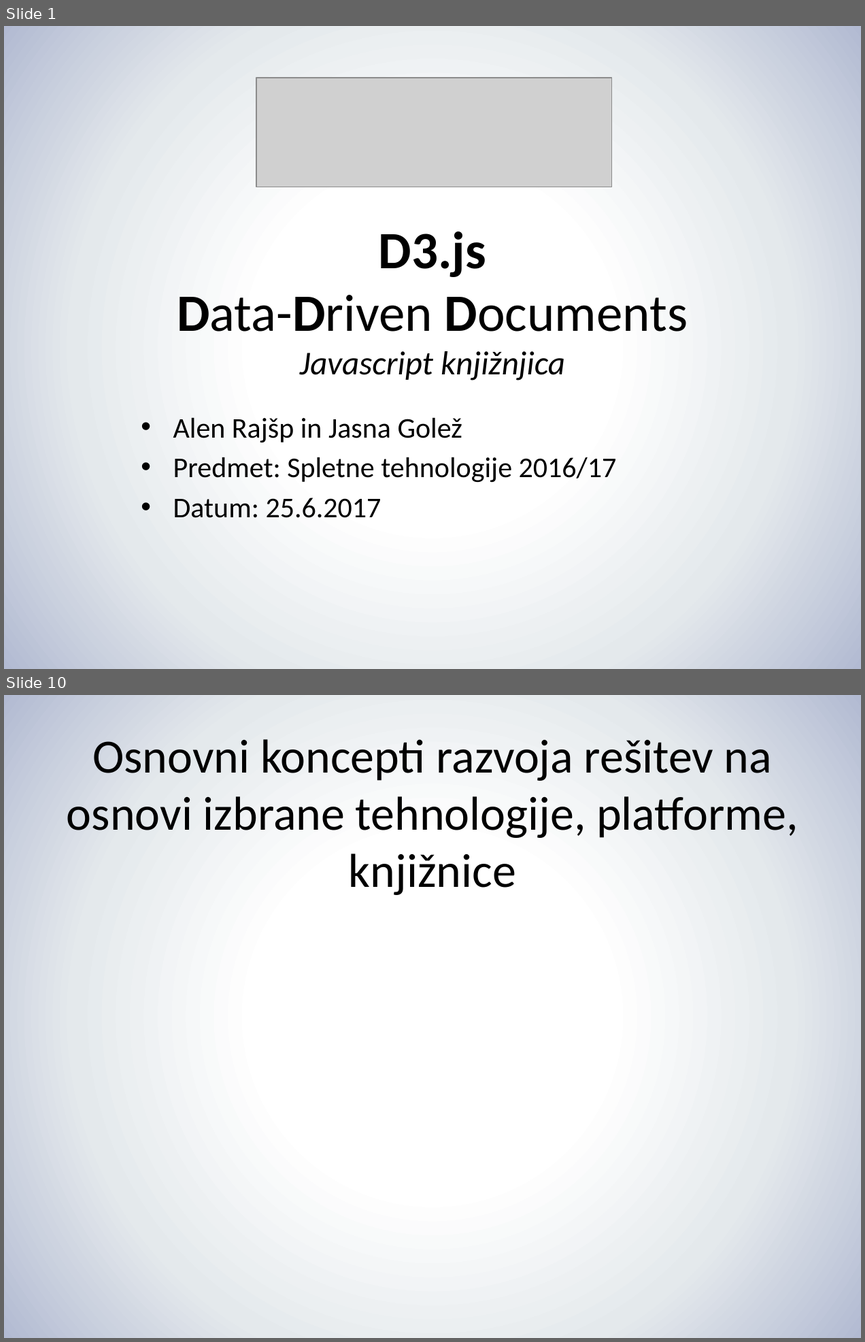
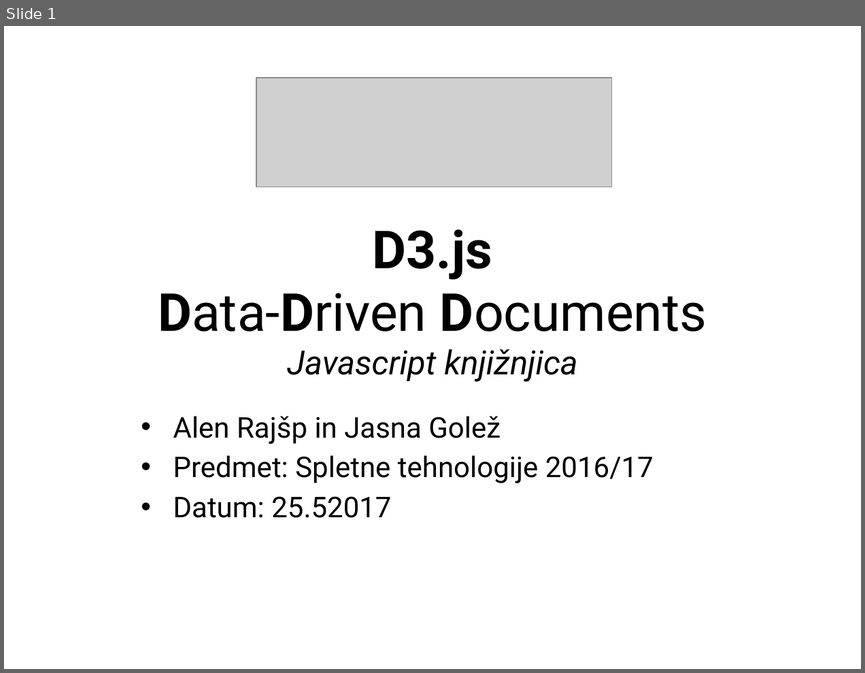
Before and after one commit to jasna19/GremoVun, a slide deck: D3/D3 Presentation/D3_Rajšp_Golež.pptx. Shown one above the other, each under a label of ours: slides 1 and 10 before the commit, slide 1 after it; the slides between them are not shown. The pictures are 865x1342 and 865x673 pixels, drawn with LibreOffice and Linux fonts; fonts in the diff are those of the drawing; grey boxes stand for pictures. Boxes give left, top, right and bottom in pixels: in the first picture for what was removed or moved away, otherwise in the second. Text is boxed around its words. In the diff, an @@ line names an element or a change of style, - is before the commit and + after.

```diff
--- a/D3/D3 Presentation/D3_Rajšp_Golež.pptx
+++ b/D3/D3 Presentation/D3_Rajšp_Golež.pptx
@@ slide 10 removed at <box>4,695,861,1338</box>, background gradient #FFFFFF to #E4E9EC to #B2BAD2 @@
@@ title removed at <box>67,739,798,895</box> @@
-Osnovni koncepti razvoja rešitev na osnovi izbrane tehnologije, platforme, knjižnice
@@ slide 1 changed as well @@
@@ background gradient #FFFFFF to #E4E9EC to #B2BAD2 to #FFFFFF @@
@@ text "D3.js" at <box>158,229,706,382</box>: font Calibri to Roboto @@
@@ text at <box>173,416,653,483</box>: font Calibri to Roboto in "Alen Rajšp in Jasna Golež", "Predmet: Spletne tehnologije 2016/17" @@
@@ text at <box>173,496,391,518</box>: text changed; font Calibri to Roboto @@
-• Datum: 25.6.2017
+• Datum: 25.52017
```
Also in this commit, not shown: 6 other slides changed, 9 slides added, 4 other slides removed.
